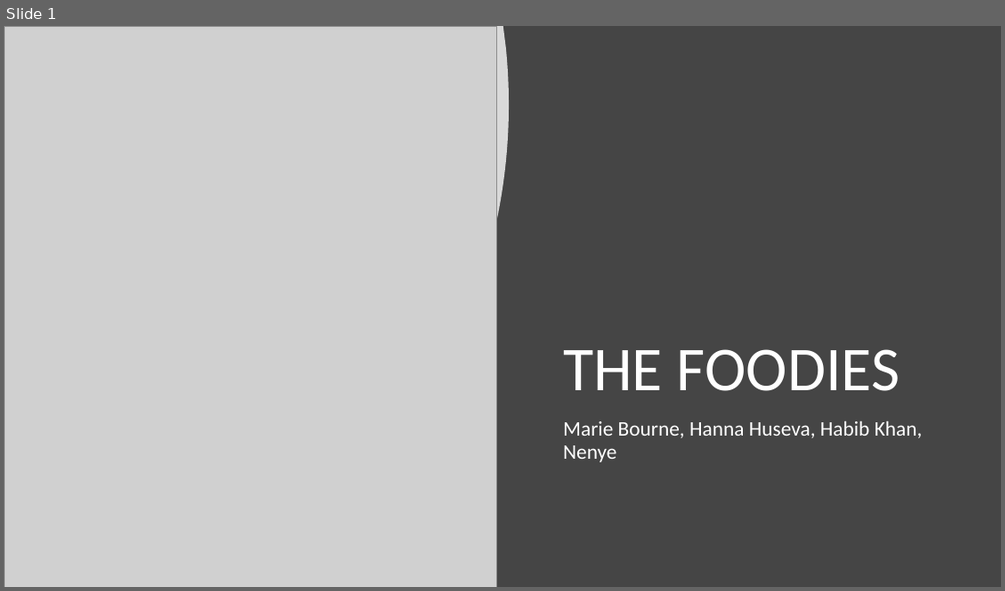
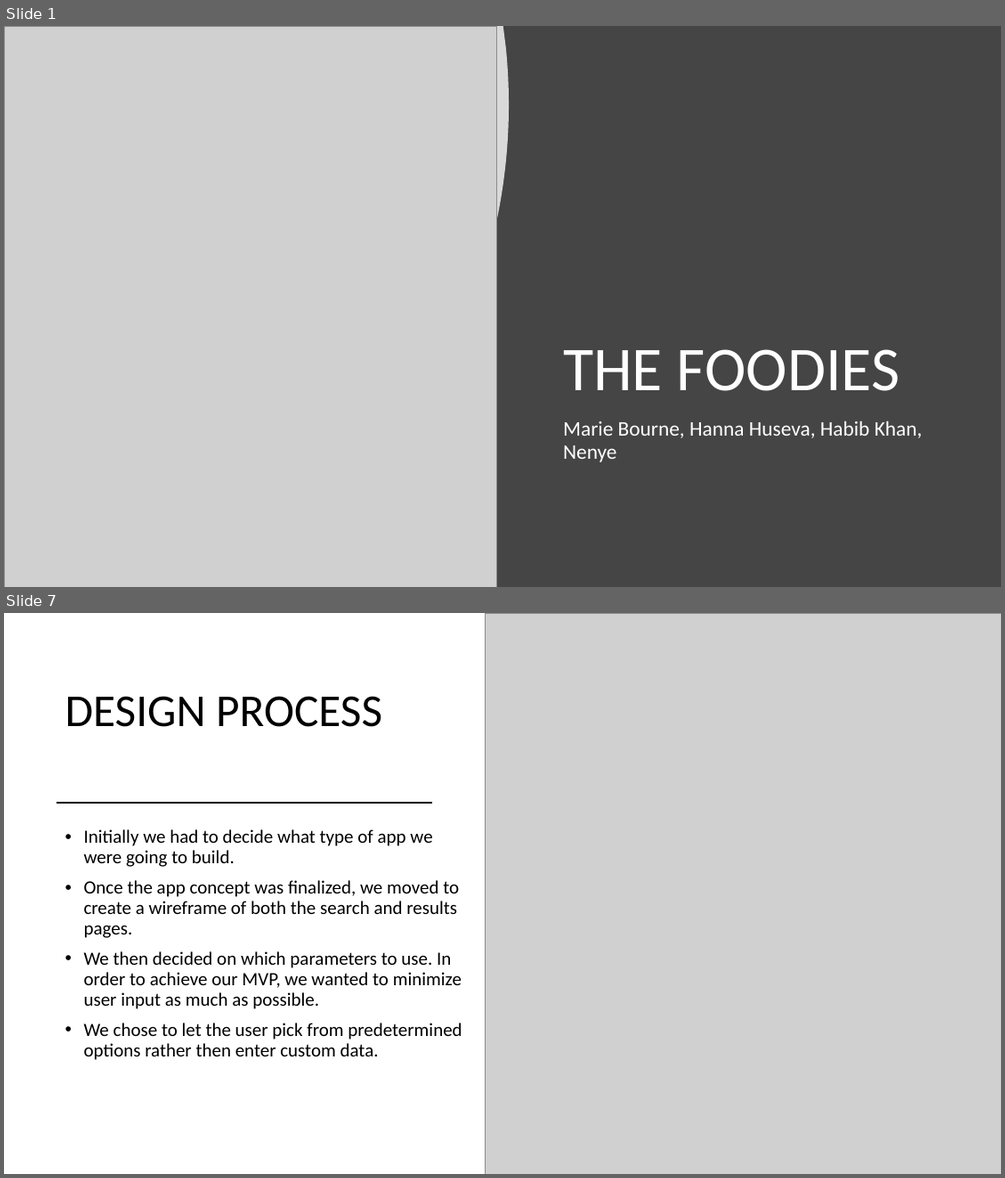
Before and after one commit to BourneID7/project-1, a slide deck: assets/documents/THE FOODIES.pptx. Shown one above the other, each under a label of ours: slide 1 before the commit, slides 1 and 7 after it; the slides between them are not shown. The pictures are 1005x591 and 1005x1178 pixels, drawn with LibreOffice and Linux fonts; fonts in the diff are those of the drawing; grey boxes stand for pictures. Boxes give left, top, right and bottom in pixels: in the first picture for what was removed or moved away, otherwise in the second. Text is boxed around its words. In the diff, an @@ line names an element or a change of style, - is before the commit and + after.

```diff
--- a/assets/documents/THE FOODIES.pptx
+++ b/assets/documents/THE FOODIES.pptx
@@ slide 7 added at (4,613,1001,1174), background #FFFFFF @@
@@ picture added at (485,613,1001,1174) @@
@@ title added at (65,696,382,727), 44 pt, text #000000 @@
+DESIGN PROCESS
@@ line added from (57, 803) to (432, 803), #000000 1.5 pt @@
@@ text added at (84,829,461,1060), 18 pt, text #000000 @@
+• Initially we had to decide what type of app we were going to build.
+• Once the app concept was finalized, we moved to create a wireframe of both the search and results pages.
+• We then decided on which parameters to use. In order to achieve our MVP, we wanted to minimize user input as much as possible.
+• We chose to let the user pick from predetermined options rather then enter custom data.
```
Also in this commit, not shown: 2 slides changed, 5 other slides added, 2 other files.
